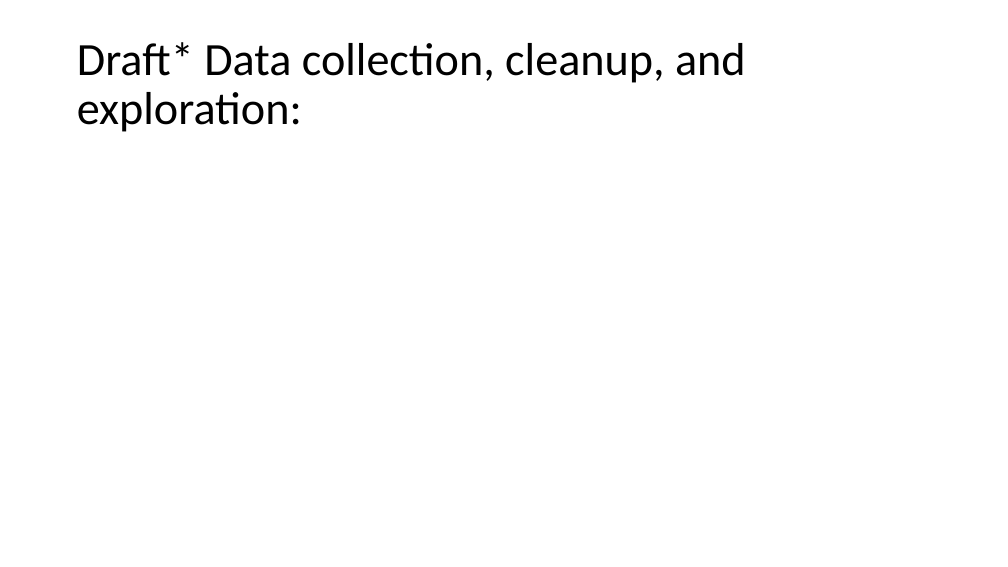
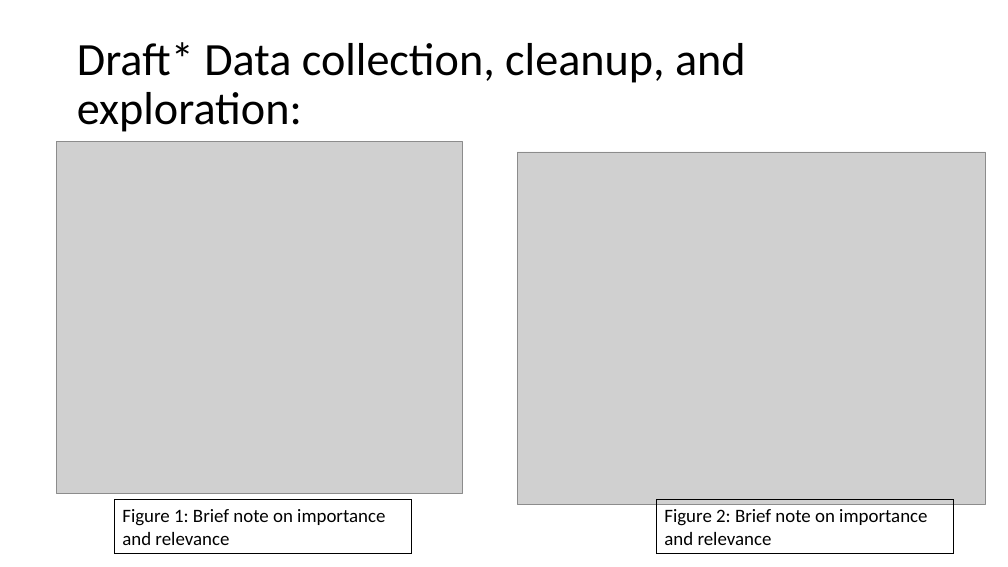
Before and after one commit to christiebarron/aiTextDetector, a slide deck: slide 11 of projectPlanning/project1Presentation.pptx (slide 4 before the commit). Drawn at 1008x567 pixels with LibreOffice and Linux fonts; fonts in the diff are those of the drawing; grey boxes stand for pictures. Boxes give left, top, right and bottom in pixels: in the first picture for what was removed or moved away, otherwise in the second. Text is boxed around its words. In the diff, an @@ line names an element or a change of style, - is before the commit and + after.

```diff
--- a/projectPlanning/project1Presentation.pptx
+++ b/projectPlanning/project1Presentation.pptx
@@ picture added at (x1=56, y1=142, x2=462, y2=494) @@
@@ picture added at (x1=517, y1=152, x2=986, y2=504) @@
@@ rectangle added at (x1=115, y1=500, x2=412, y2=554), outline #000000 0.75 pt, 18 pt, text #000000 @@
+Figure 1: Brief note on importance and relevance
@@ rectangle added at (x1=657, y1=500, x2=954, y2=554), outline #000000 0.75 pt, 18 pt, text #000000 @@
+Figure 2: Brief note on importance and relevance
```
Also in this commit, not shown: 3 other slides changed, 11 slides added, 1 slide removed, 13 other files.
